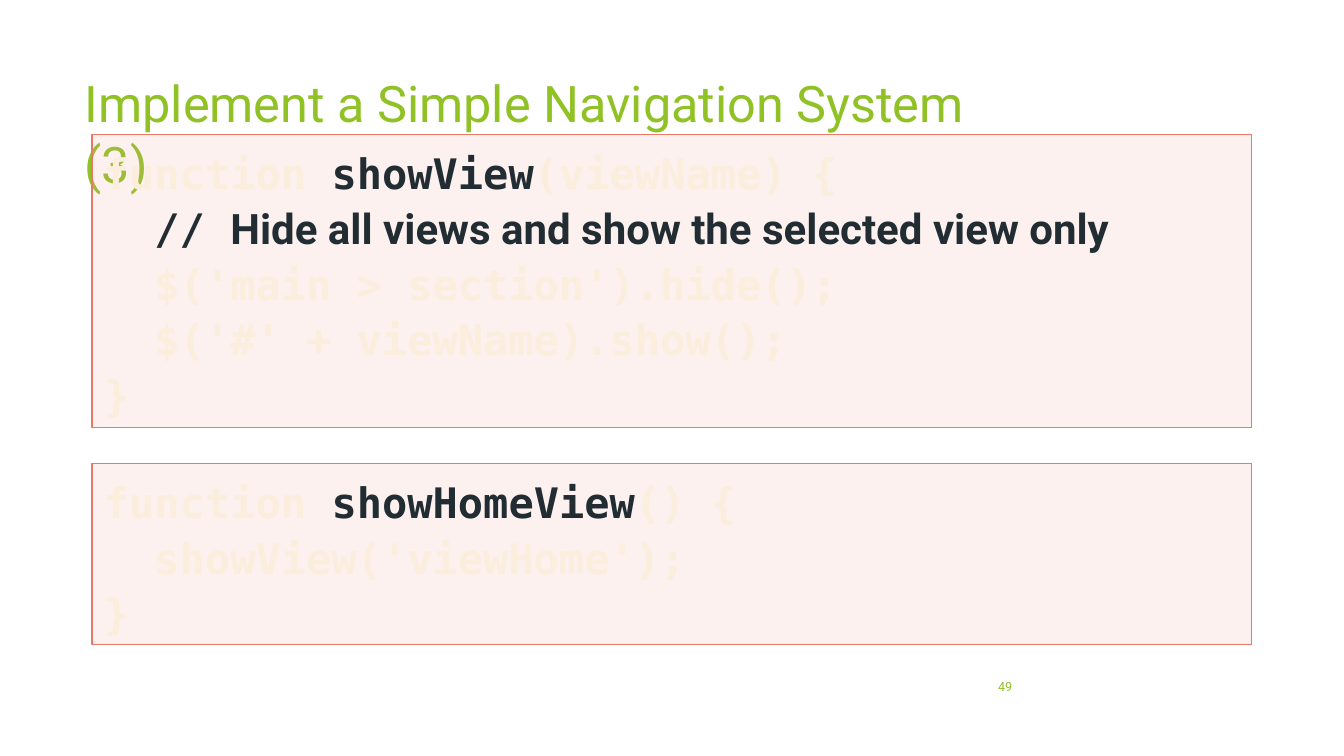
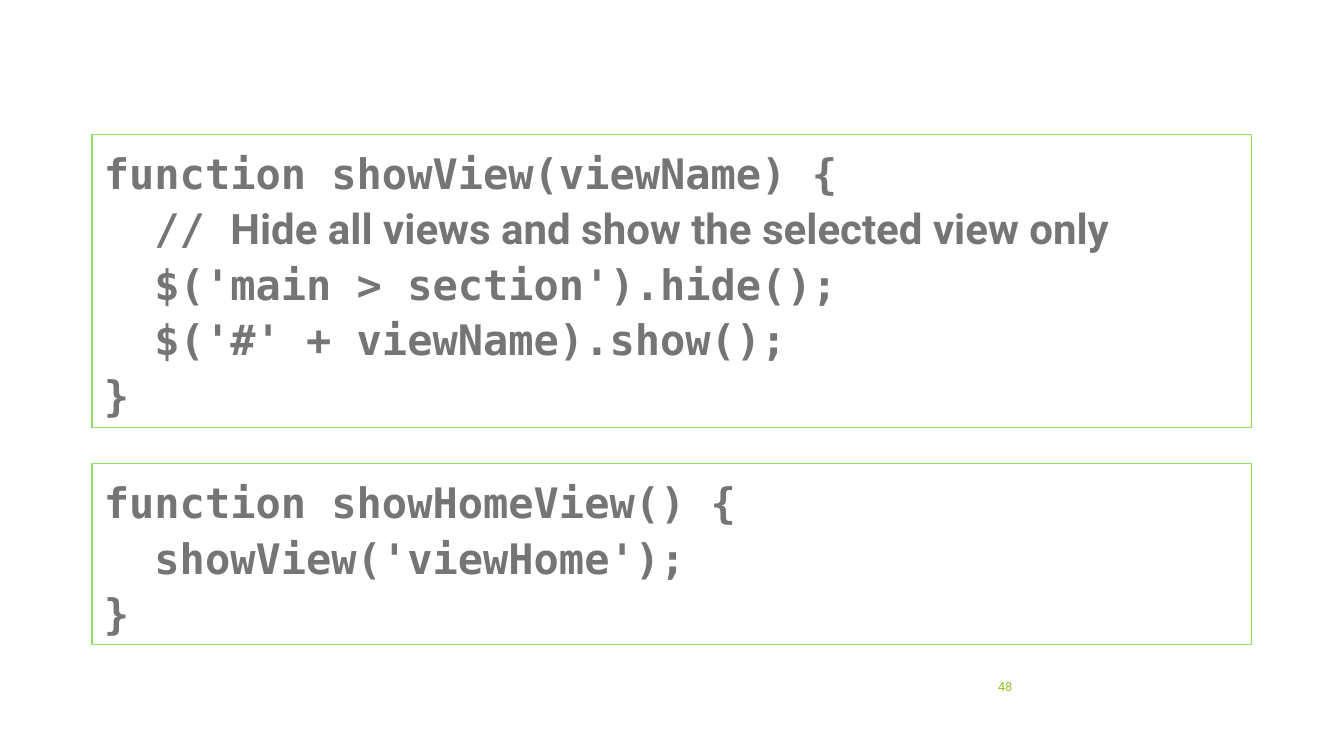
Before and after one commit to profjordanov/hybrid-app-development, a slide deck: slide 48 of 03. Async JS/tasks.pptx (slide 49 before the commit). Drawn at 1344x756 pixels with LibreOffice and Linux fonts; fonts in the diff are those of the drawing. Boxes give left, top, right and bottom in pixels: in the first picture for what was removed or moved away, otherwise in the second. Text is boxed around its words. In the diff, an @@ line names an element or a change of style, - is before the commit and + after.

```diff
--- a/03. Async JS/tasks.pptx
+++ b/03. Async JS/tasks.pptx
@@ title removed at <box>85,84,964,194</box> @@
-Implement a Simple Navigation System (3)
@@ rectangle "function showView(viewName) {" at <box>92,134,1251,427</box>: text colour #FBEEDC to #767676 in "function showView(viewName) {", "$('main > section').hide();", "$('#' + viewName).show();", "}"; text colour #212D32 to #767676 in "showView(viewName)", "// Hide all views and show the ..."; fill #F2A499 at 15% opacity to none; outline #EB7766 1 pt to #94DE61 1 pt @@
@@ rectangle "function showHomeView() {" at <box>92,464,1251,644</box>: text colour #FBEEDC to #767676 in "function showHomeView() {", "showView('viewHome');", "}"; text colour #212D32 to #767676 in "showHomeView()"; fill #F2A499 at 15% opacity to none; outline #EB7766 1 pt to #94DE61 1 pt @@
```
Also in this commit, not shown: 50 other slides changed, 9 slides added, 13 slides removed, 1 other file.
